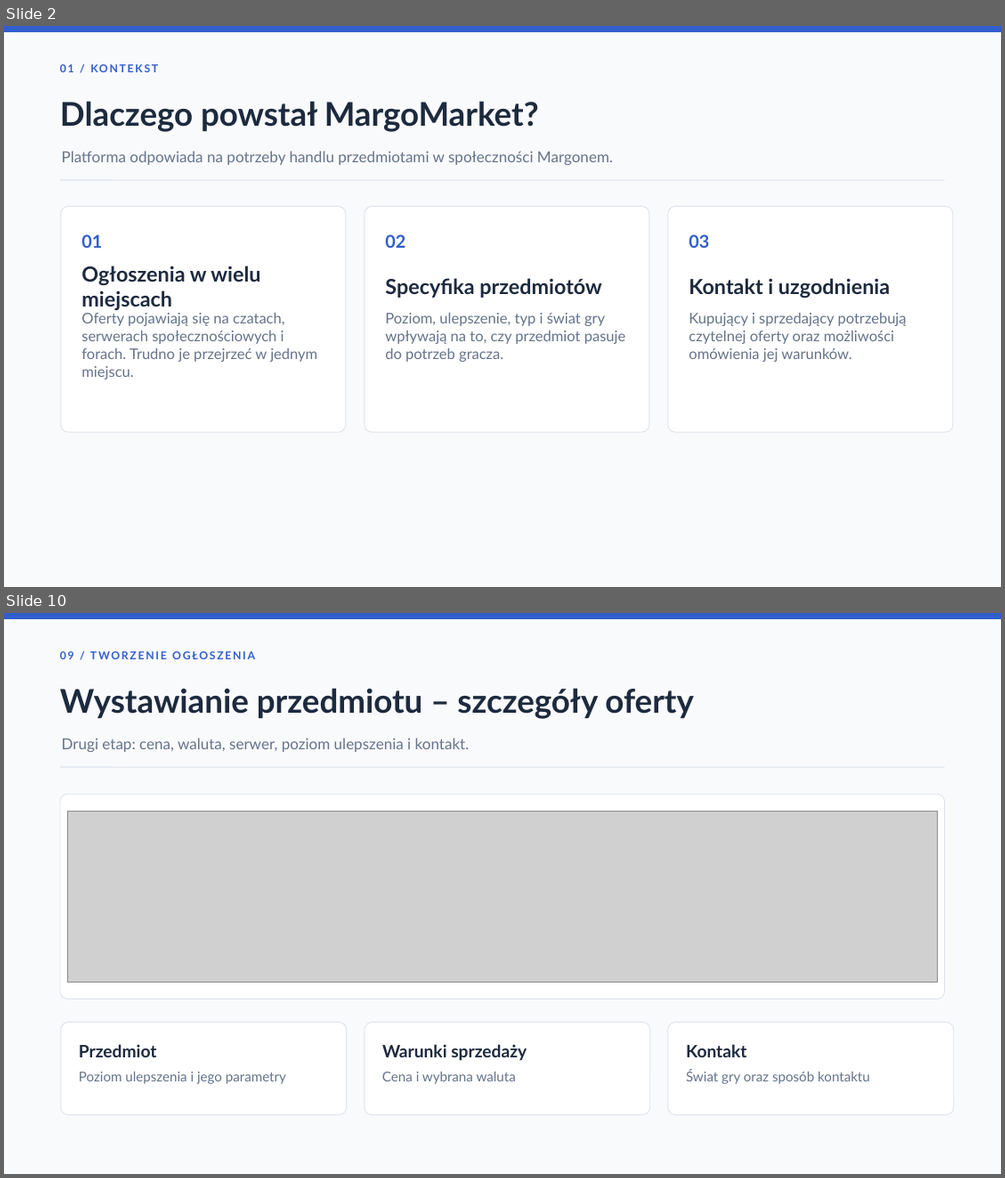
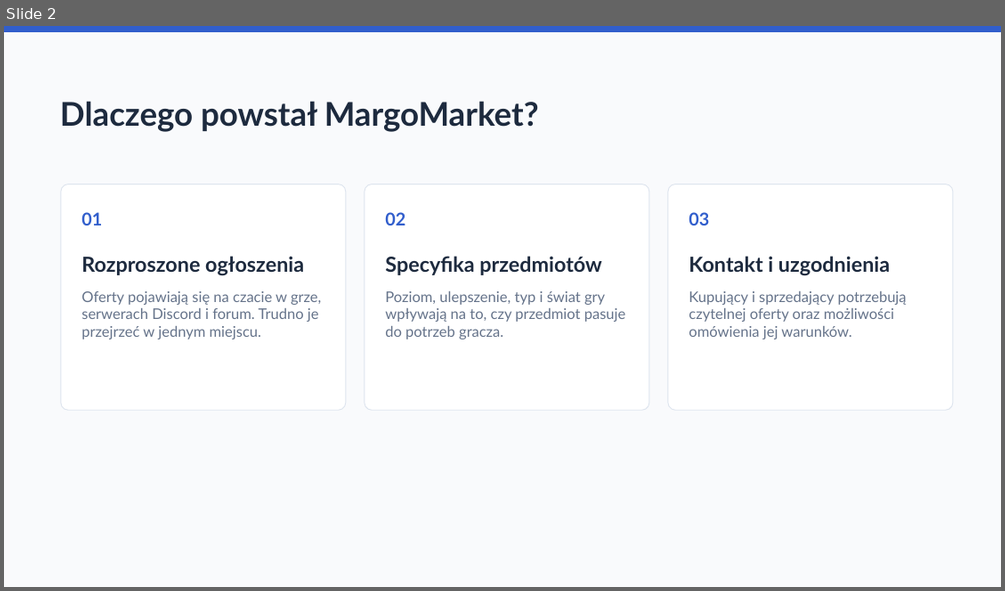
Before and after one commit to persi05/MargoMarket2, a slide deck: MargoMarket_FINAL_2026.pptx. Shown one above the other, each under a label of ours: slides 2 and 10 before the commit, slide 2 after it; the slides between them are not shown. The pictures are 1005x1178 and 1005x591 pixels, drawn with LibreOffice and Linux fonts; fonts in the diff are those of the drawing; grey boxes stand for pictures. Boxes give left, top, right and bottom in pixels: in the first picture for what was removed or moved away, otherwise in the second. Text is boxed around its words. In the diff, an @@ line names an element or a change of style, - is before the commit and + after.

```diff
--- a/MargoMarket_FINAL_2026.pptx
+++ b/MargoMarket_FINAL_2026.pptx
@@ slide 10 removed at [4,613,1001,1174], background #F9FAFC @@
@@ rectangle removed at [4,613,1001,618] @@
@@ text removed at [60,651,255,659] @@
-09 / TWORZENIE OGŁOSZENIA
@@ text removed at [60,688,694,719] @@
-Wystawianie przedmiotu – szczegóły oferty
@@ text removed at [62,738,469,752] @@
-Drugi etap: cena, waluta, serwer, poziom ulepszenia i kontakt.
@@ line removed from (60, 767) to (945, 767) @@
@@ rounded rectangle removed at [60,794,945,999] @@
@@ picture removed at [67,811,938,981] @@
@@ rounded rectangle removed at [61,1022,347,1115] @@
@@ rounded rectangle removed at [364,1022,650,1115] @@
@@ rounded rectangle removed at [668,1022,954,1115] @@
@@ text removed at [79,1044,157,1057] @@
-Przedmiot
@@ text removed at [382,1044,526,1061] @@
-Warunki sprzedaży
@@ text removed at [686,1044,746,1057] @@
-Kontakt
@@ text removed at [79,1071,286,1084] @@
-Poziom ulepszenia i jego parametry
@@ text removed at [382,1071,516,1084] @@
-Cena i wybrana waluta
@@ text removed at [686,1070,870,1084] @@
-Świat gry oraz sposób kontaktu
@@ slide 2 changed as well @@
@@ text removed at [60,58,928,79] @@
-01 / KONTEKST
@@ text removed at [62,151,613,165] @@
-Platforma odpowiada na potrzeby handlu przedmiotami w społeczności Margonem.
@@ line removed from (60, 180) to (945, 180) @@
@@ 7 texts, 3 rounded rectangles: place and size @@
-7 texts, 3 rounded rectangles at [61,206,953,432]
+7 texts, 3 rounded rectangles at [61,184,953,410]
@@ text at [81,256,304,276]: text changed @@
-Ogłoszenia w wielu miejscach
+Rozproszone ogłoszenia
@@ text at [81,291,321,339]: text changed @@
-Oferty pojawiają się na czatach, serwerach społecznościowych i forach. Trudno je przejrzeć w jednym miejscu.
+Oferty pojawiają się na czacie w grze, serwerach Discord i forum. Trudno je przejrzeć w jednym miejscu.
```
Also in this commit, not shown: 9 other slides changed, 8 slides added, 8 other slides removed, 1 other file.
